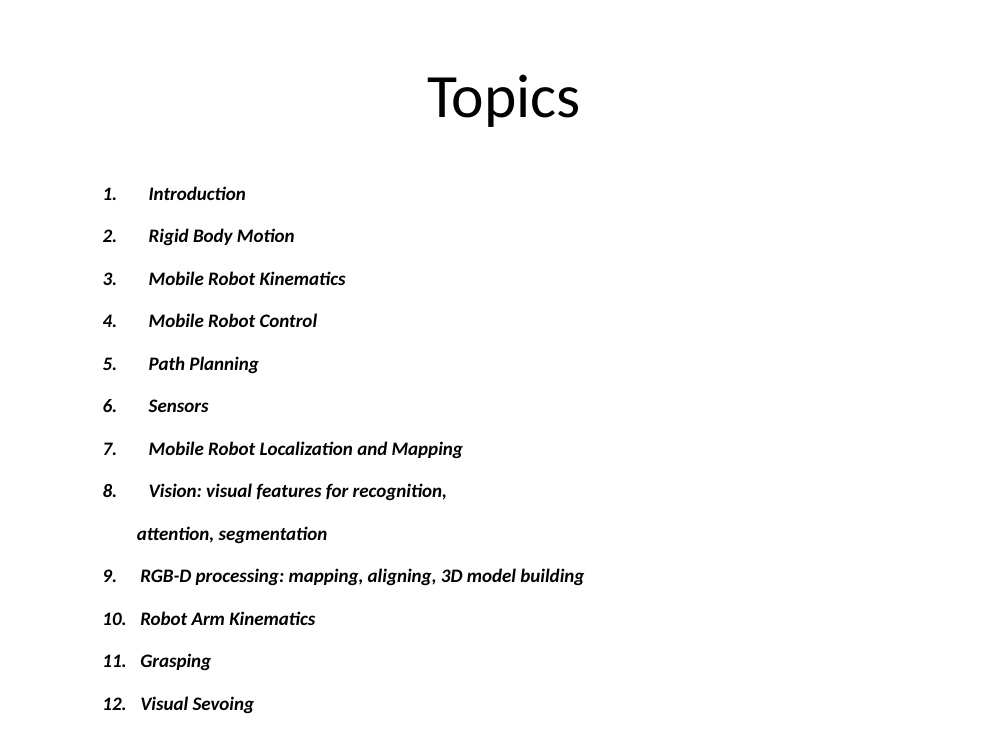
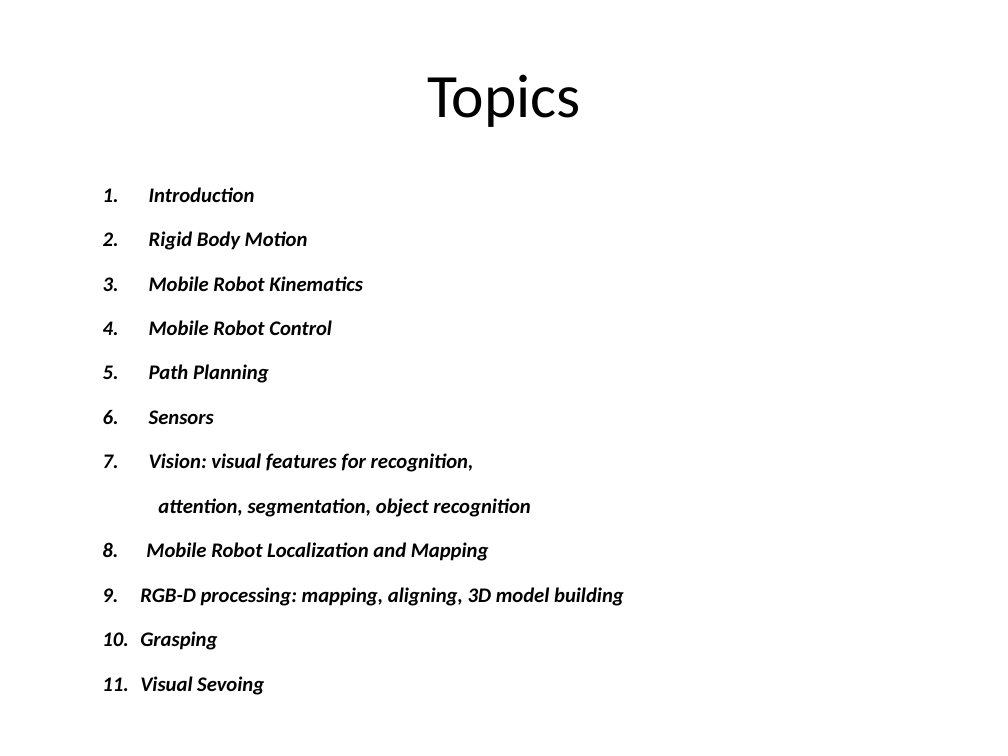
Before and after one commit to amitrokh/CMSC498F, a slide deck: slide 9 of lectures/week_1/Intro.pptx. Drawn at 1008x756 pixels with LibreOffice and Linux fonts; fonts in the diff are those of the drawing. Boxes give left, top, right and bottom in pixels: in the first picture for what was removed or moved away, otherwise in the second. Text is boxed around its words. In the diff, an @@ line names an element or a change of style, - is before the commit and + after.

```diff
--- a/lectures/week_1/Intro.pptx
+++ b/lectures/week_1/Intro.pptx
@@ text at [140,187,624,650]: size 13.6 to 14.8 pt in "Introduction", "Rigid Body Motion", "Mobile Robot Kinematics", "Mobile Robot Control" and 6 more places @@
@@ text at [149,441,463,459]: paragraph removed @@
-  7. Mobile Robot Localization and Mapping
@@ text at [102,498,530,561]: text changed; size 13.6 to 14.8 pt @@
-  attention, segmentation
+  attention, segmentation, object recognition
+  8. Mobile Robot Localization and Mapping
@@ text at [140,611,315,625]: paragraph removed @@
-  10. Robot Arm Kinematics
```
Also in this commit, not shown: 12 other slides changed.
